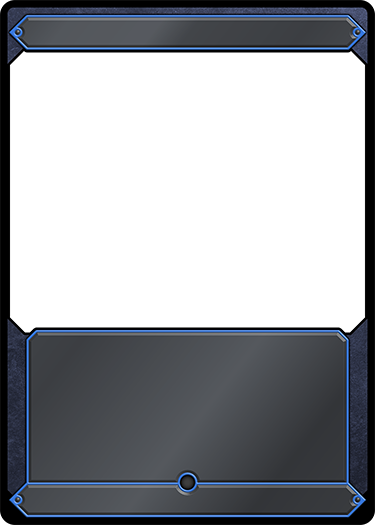
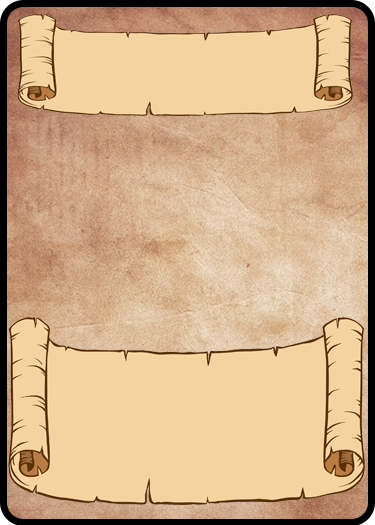
Comparing the layer stacks of the two 375 x 525 images. Changes:
added layer "Frame" above "Layer 1" over [0, 0, 375, 525]
added layer "Layer 4" above "Layer 3" over [17, 14, 353, 116]
added layer "Layer 3" above "Layer 2" over [8, 317, 365, 505]
added layer "Background" above "frame_unit" over [0, 0, 375, 525]
hid "frame_technology" over [0, 0, 375, 525]
